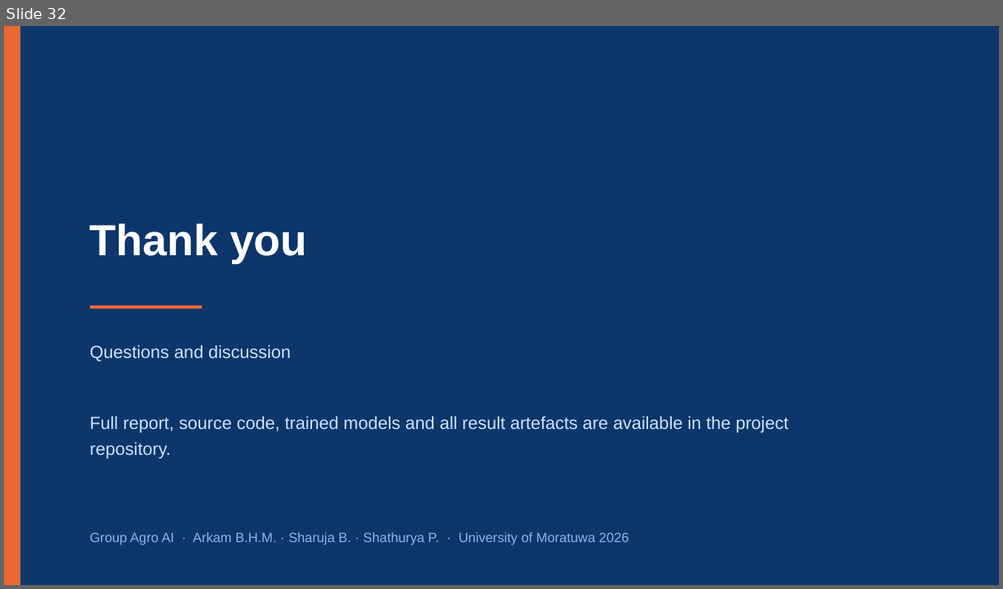
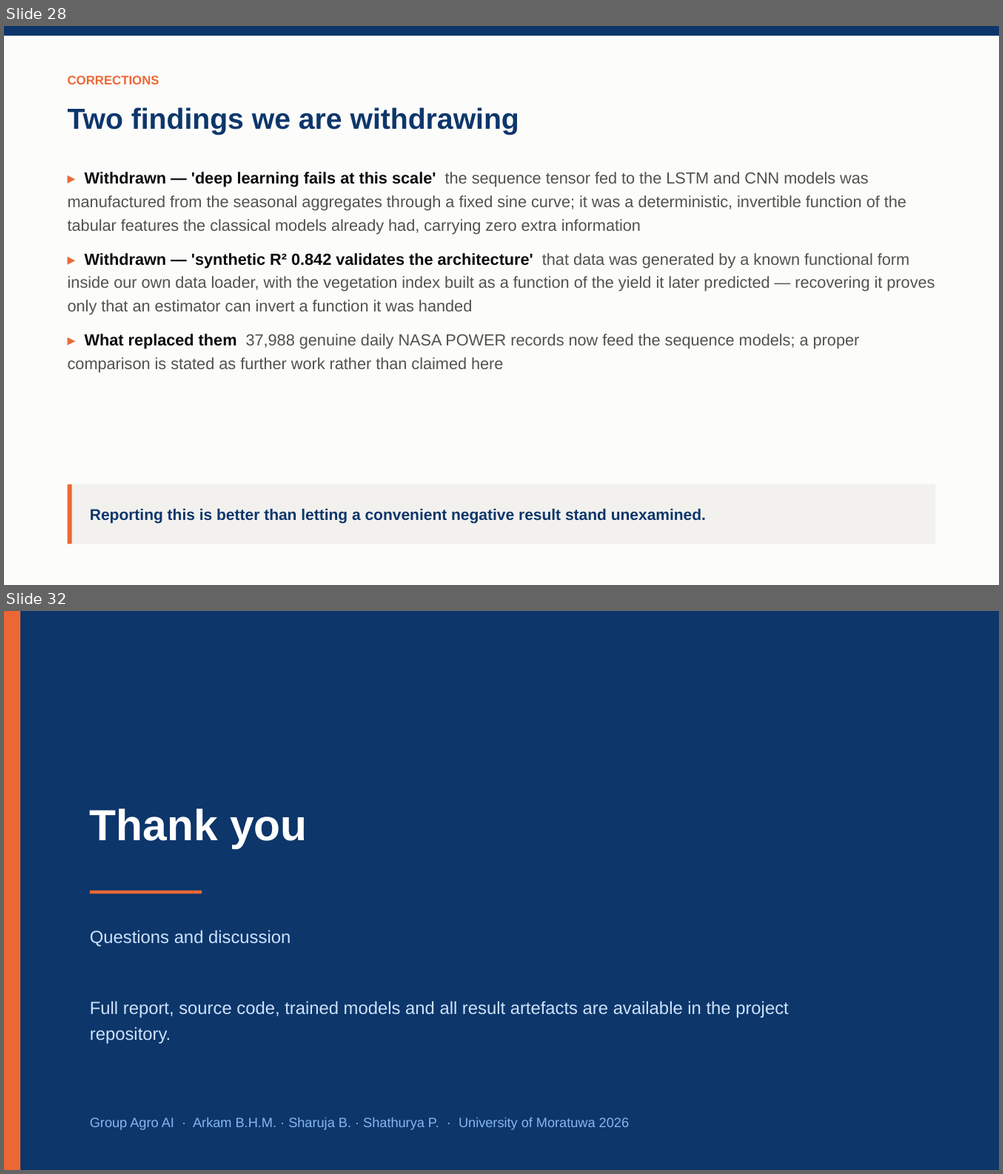
Before and after one commit to Arkambish/AgroAI, a slide deck: outputs/Final_Presentation_AgroAI.pptx. Shown one above the other, each under a label of ours: slide 32 before the commit, slides 28 and 32 after it; the slides between them are not shown. The pictures are 1003x589 and 1003x1174 pixels, drawn with LibreOffice and Linux fonts; fonts in the diff are those of the drawing. Boxes give left, top, right and bottom in pixels: in the first picture for what was removed or moved away, otherwise in the second. Text is boxed around its words. In the diff, an @@ line names an element or a change of style, - is before the commit and + after.

```diff
--- a/outputs/Final_Presentation_AgroAI.pptx
+++ b/outputs/Final_Presentation_AgroAI.pptx
@@ slide 28 added at <box>4,26,999,585</box>, background #FCFCFB @@
@@ rectangle added at <box>4,26,999,36</box>, fill #0D366B @@
@@ text added at <box>68,76,159,84</box>, 12 pt, text #EB6834, bold @@
+CORRECTIONS
@@ text added at <box>68,107,519,135</box>, 28 pt, text #0D366B, bold @@
+Two findings we are withdrawing
@@ text added at <box>68,172,934,372</box>, 15.5 pt, text #52514E @@
+▸ Withdrawn — 'deep learning fails at this scale' the sequence tensor fed to the LSTM and CNN models was manufactured from the seasonal aggregates through a fixed sine curve; it was a deterministic, invertible function of the tabular features the classical models already had, carrying zero extra information
+▸ Withdrawn — 'synthetic R² 0.842 validates the architecture' that data was generated by a known functional form inside our own data loader, with the vegetation index built as a function of the yield it later predicted — recovering it proves only that an estimator can invert a function it was handed
+▸ What replaced them 37,988 genuine daily NASA POWER records now feed the sequence models; a proper comparison is stated as further work rather than claimed here
@@ rectangle added at <box>68,485,935,545</box>, fill #F2F1EE @@
@@ rectangle added at <box>68,485,72,545</box>, fill #EB6834 @@
@@ text added at <box>90,508,706,524</box>, 15 pt, text #0D366B, bold @@
+Reporting this is better than letting a convenient negative result stand unexamined.
```
Also in this commit, not shown: 9 slides changed, 12 other slides added, 13 slides removed, 46 other files.
